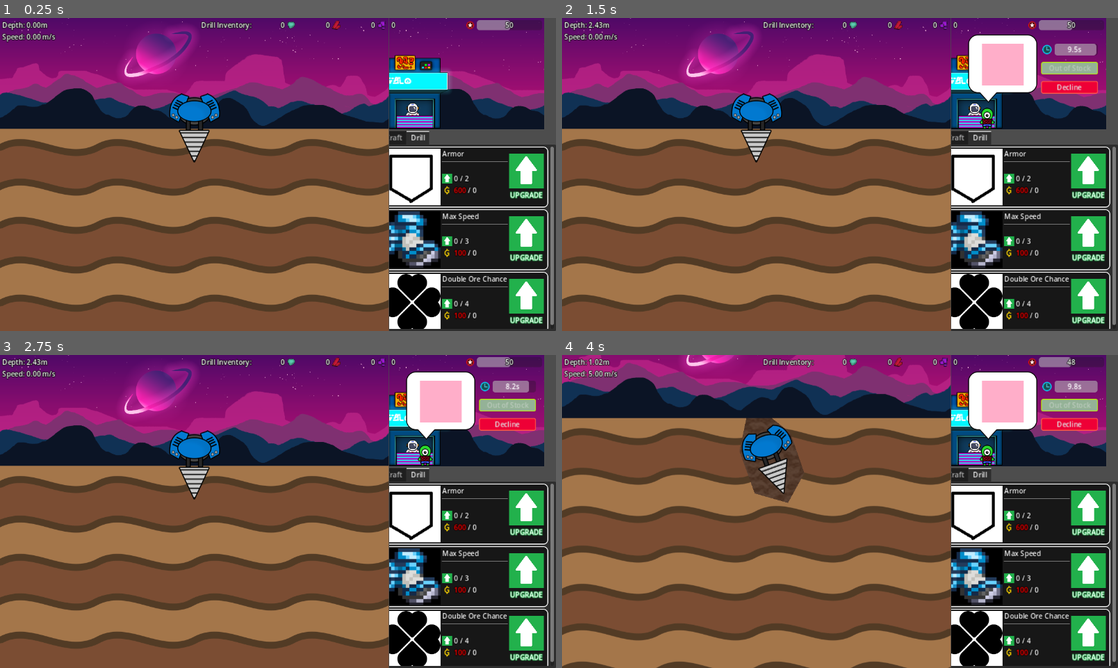
Above: before the commit, frames 1-4 (two rows, left to right).
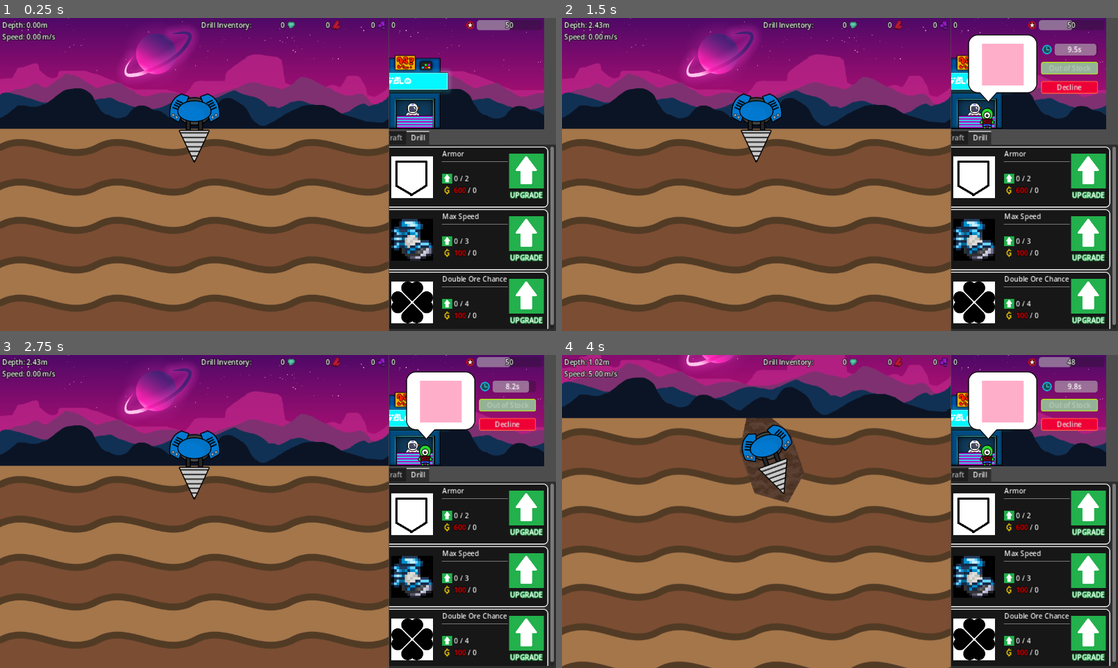
Above: after the commit, the same moments.

Repository: aNotSoCleverName/mechanicore
Game: Godot game, scene res://Main.tscn
The game is run twice, just before and just after one commit, with the same random seed, the same clock (stepped at 60 frames per second) and the same inputs.
Inputs:
- Up to frame 1 (0.25 s): no input
- Up to frame 2 (1.5 s): tap Enter (ui_accept) at 0.5, 0.77 s; hold Right (ui_right) 0.53-1.28 s; tap R at 0.6, 1.35 s; hold Down (ui_down) from 1.28 s (still down)
- Up to frame 3 (2.75 s): tap Enter (ui_accept) at 1.52 s; release Down (ui_down) at 2.03 s; hold Right (ui_right) from 2.03 s (still down); tap R at 2.1 s
- Up to frame 4 (4 s): release Right (ui_right) at 2.75 s; click "Decline" at 2.75 s; tap Enter (ui_accept) at 3.5, 3.77 s; hold Up (ui_up) from 3.53 s (still down); tap R at 3.6 s

The runs differ from the first frame. In frame 1, 2.5% of the frame differs, in the area x 70-80%, y 41-100%; in frame 2, 2.5%; in frame 3, 2.5%; in frame 4, 2.5%.

Commit message:
Changed upgrade node icon stretch mode and double ore chance's image

Diff:
--- a/Base/Menu/Upgrade/Upgrade Node/Upgrade Node.tscn
+++ b/Base/Menu/Upgrade/Upgrade Node/Upgrade Node.tscn
@@ -36,6 +36,7 @@
 layout_mode = 2
 texture = ExtResource("3_u02rg")
 expand_mode = 2
+stretch_mode = 3
 
 [node name="VBoxContainer" type="VBoxContainer" parent="MarginContainer/HBoxContainer"]
 layout_mode = 2
Binary file changed: Base/Menu/Upgrade/Upgrade Node/Double Ore Chance.png
